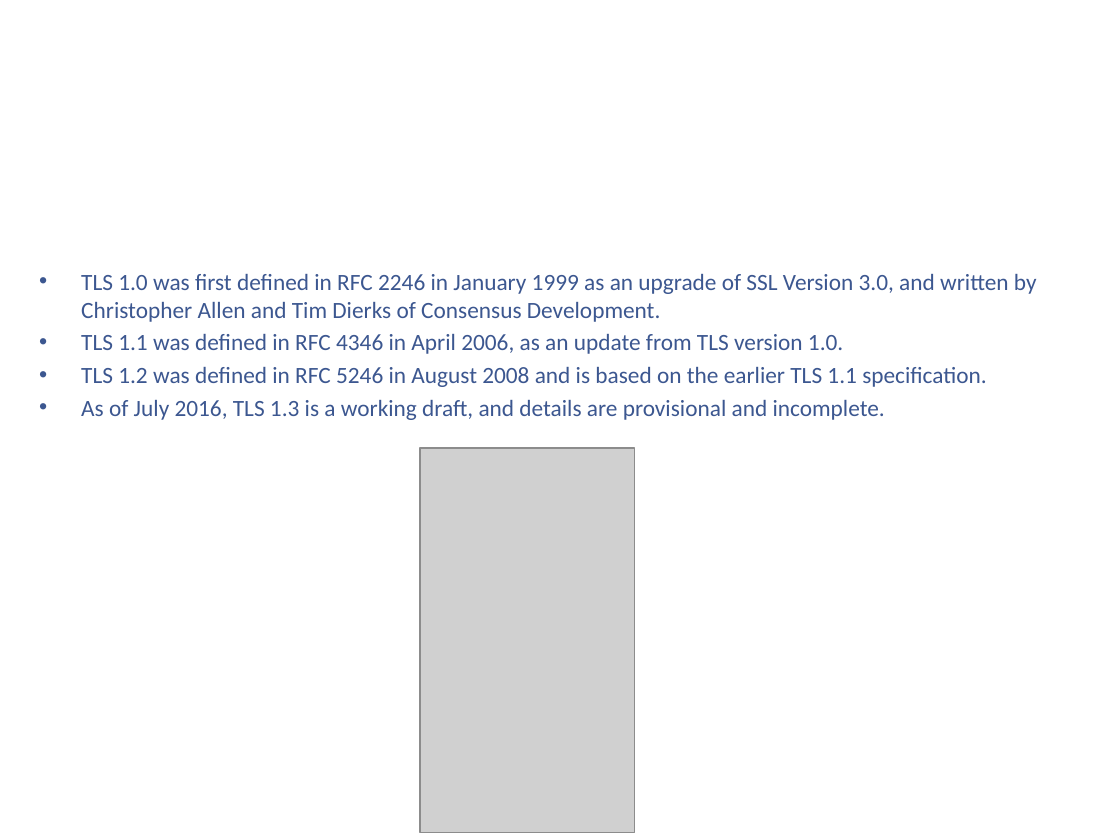
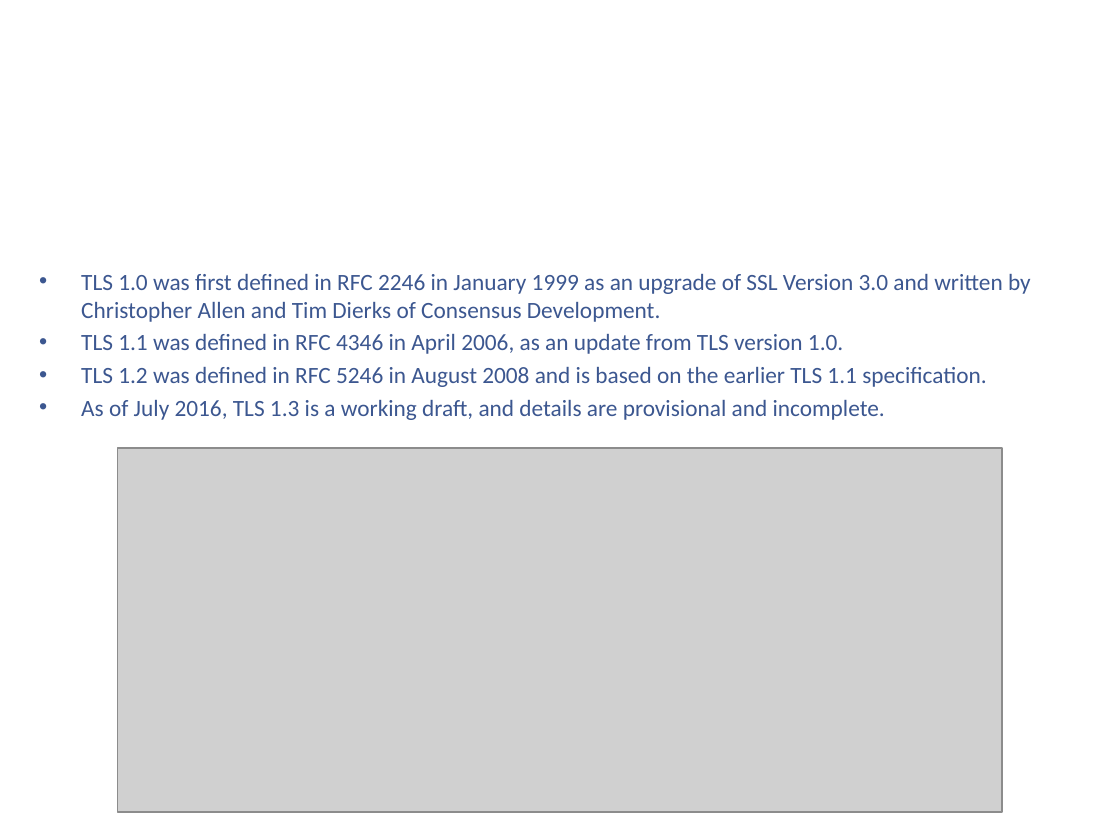
Before and after one commit to kenshincommon/ppts, a slide deck: slide 6 of Presentations/TLS/TLS.pptx. Drawn at 1120x840 pixels with LibreOffice and Linux fonts; fonts in the diff are those of the drawing; grey boxes stand for pictures; background and template pictures are left out. Boxes give left, top, right and bottom in pixels: in the first picture for what was removed or moved away, otherwise in the second. Text is boxed around its words. In the diff, an @@ line names an element or a change of style, - is before the commit and + after.

```diff
--- a/Presentations/TLS/TLS.pptx
+++ b/Presentations/TLS/TLS.pptx
@@ text at (x1=81, y1=274, x2=1031, y2=322): text changed @@
-• TLS 1.0 was first defined in RFC 2246 in January 1999 as an upgrade of SSL Version 3.0, and written by Christopher Allen and Tim Dierks of Consensus Development.
+• TLS 1.0 was first defined in RFC 2246 in January 1999 as an upgrade of SSL Version 3.0 and written by Christopher Allen and Tim Dierks of Consensus Development.
@@ picture added at (x1=118, y1=448, x2=1002, y2=812) @@
@@ picture removed at (x1=420, y1=448, x2=635, y2=832) @@
```
Also in this commit, not shown: 8 other slides changed, 9 slides added, 3 other files.
